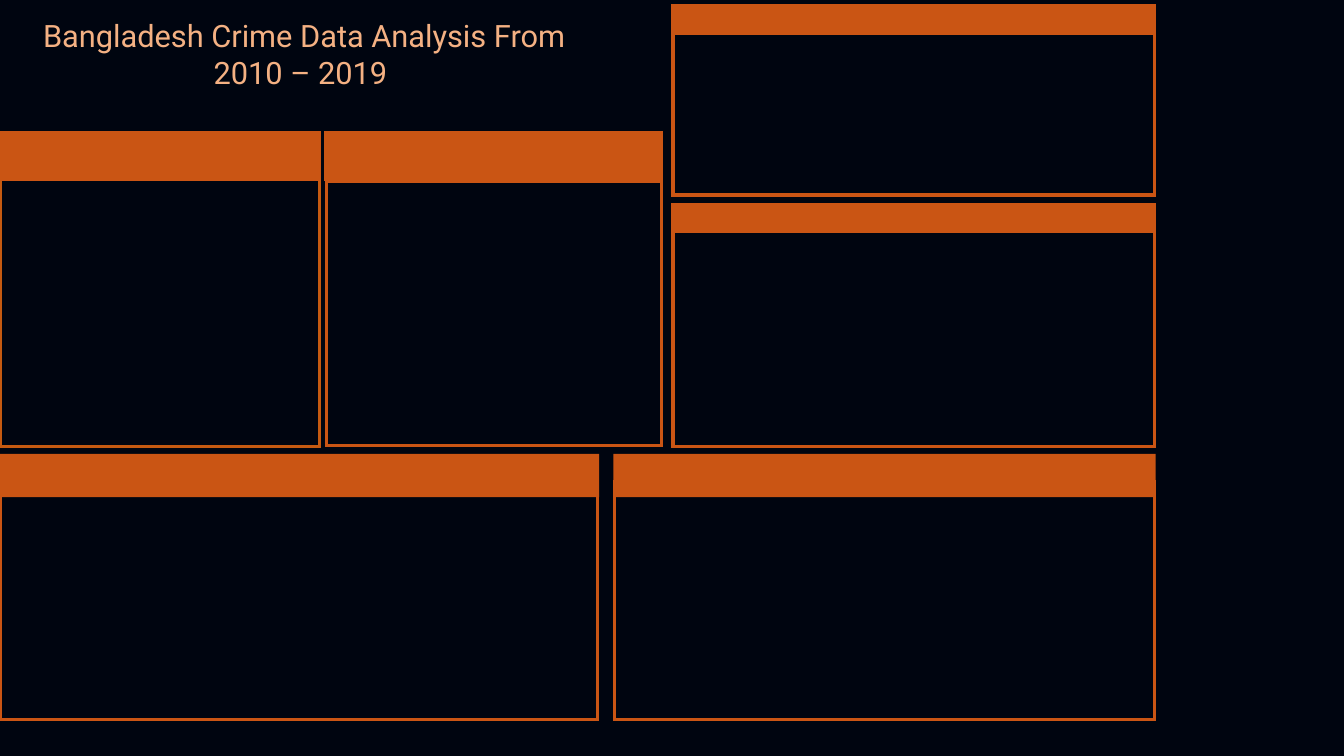
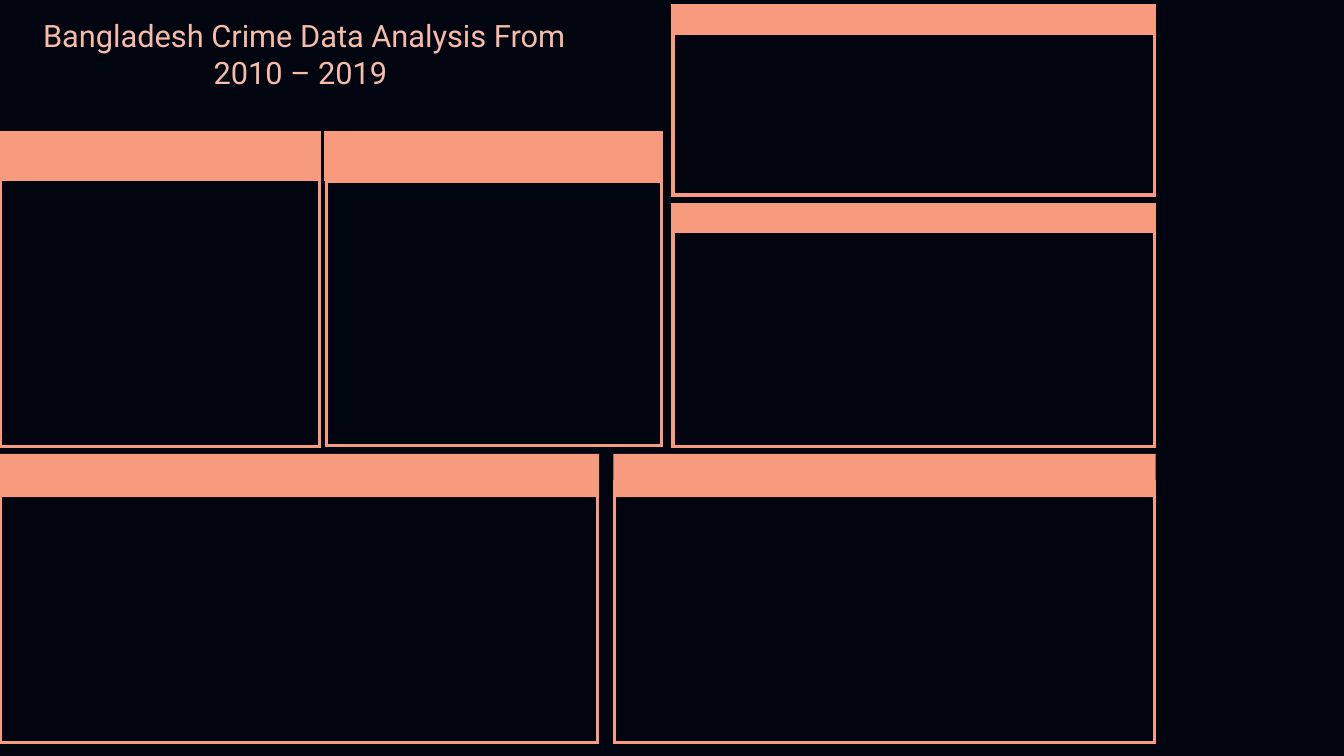
Before and after one commit to tshihab07/Bangladesh-Crime-Data-Analysis, a slide deck: slide 1 of files/bg.pptx. Drawn at 1344x756 pixels with LibreOffice and Linux fonts; fonts in the diff are those of the drawing. Boxes give left, top, right and bottom in pixels: in the first picture for what was removed or moved away, otherwise in the second. Text is boxed around its words. In the diff, an @@ line names an element or a change of style, - is before the commit and + after.

Commit message:
Fix Design Issues

```diff
--- a/files/bg.pptx
+++ b/files/bg.pptx
@@ text "Bangladesh Crime Data Analysis From ..." at (43,24,565,85): text colour #F4B183 to #F8BBA9 @@
@@ rectangle at (0,164,320,447): outline #C55A11 2.25 pt to #F89A7E 2.25 pt @@
@@ fill #CA5514 to #F89A7E; outline #CA5514 1 pt to #F89A7E 1 pt in 4 elements at (0,132,321,180), (325,132,662,180), (671,5,1155,33), (671,205,1155,233) @@
@@ rectangle at (0,454,599,497): fill #CA5514 to #F89A7E @@
@@ rectangle at (613,454,1155,497): fill #CA5514 to #F89A7E @@
@@ rectangle: place and size @@
-rectangle at (0,481,598,720)
+rectangle at (0,481,598,742)
@@ outline #CA5514 2.25 pt to #F89A7E 2.25 pt in 5 elements at (327,181,661,446), (674,33,1154,195), (674,226,1154,447), (0,481,598,742), (615,481,1154,742) @@
@@ rectangle: place and size @@
-rectangle at (615,481,1154,720)
+rectangle at (615,481,1154,742)
```
